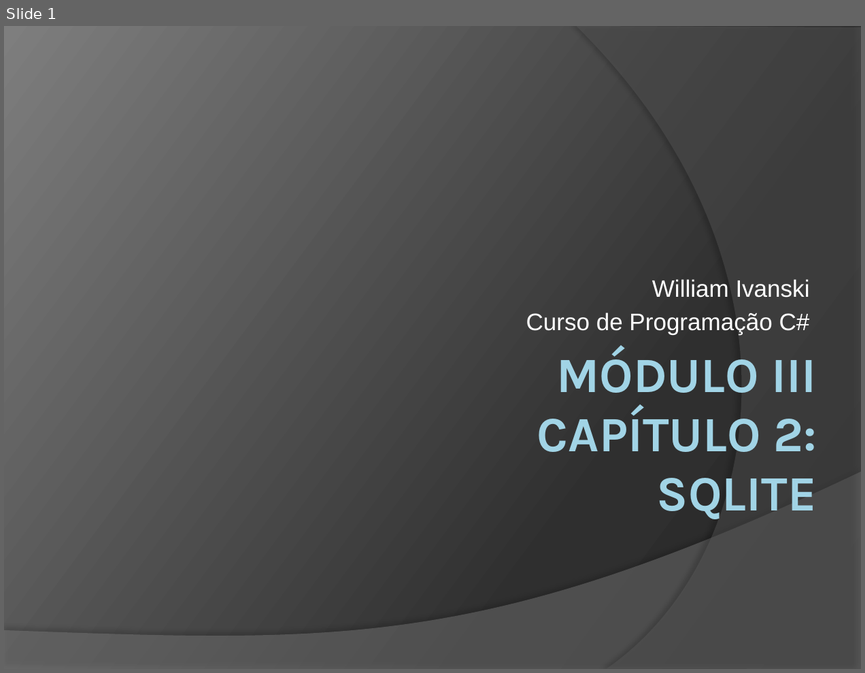
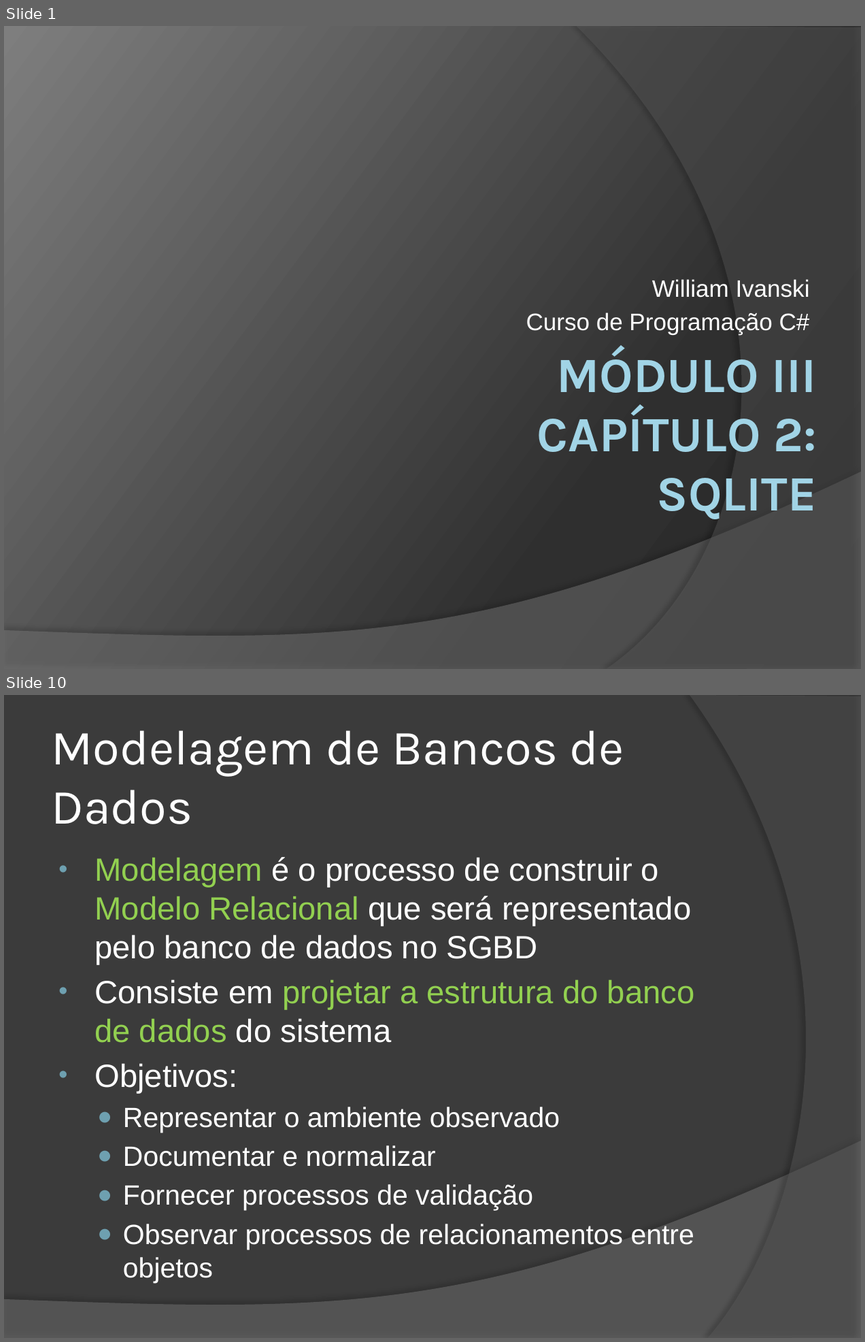
Before and after one commit to wind39/wind39.github.io, a slide deck: curso/modulo3capitulo2.pptx. Shown one above the other, each under a label of ours: slide 1 before the commit, slides 1 and 10 after it; the slides between them are not shown. The pictures are 865x673 and 865x1342 pixels, drawn with LibreOffice and Linux fonts; fonts in the diff are those of the drawing. Boxes give left, top, right and bottom in pixels: in the first picture for what was removed or moved away, otherwise in the second. Text is boxed around its words. In the diff, an @@ line names an element or a change of style, - is before the commit and + after.

```diff
--- a/curso/modulo3capitulo2.pptx
+++ b/curso/modulo3capitulo2.pptx
@@ slide 10 added at bbox=[4, 695, 861, 1338], background #3B3B3B; not listed: 1 template element that a slide beside it also shows @@
@@ freeform shape added at bbox=[689, 695, 861, 1338], fill #5E5E5E at 40% opacity @@
@@ title added at bbox=[51, 730, 624, 824], 41.4 pt, text #FFFFFF @@
+Modelagem de Bancos de Dados
@@ text added at bbox=[94, 857, 695, 1283], 27 pt, text #FFFFFF @@
+• Modelagem é o processo de construir o Modelo Relacional que será representado pelo banco de dados no SGBD
+• Consiste em projetar a estrutura do banco de dados do sistema
+• Objetivos:
+  ● Representar o ambiente observado
+  ● Documentar e normalizar
+  ● Fornecer processos de validação
+  ● Observar processos de relacionamentos entre objetos
```
Also in this commit, not shown: 1 slide changed, 24 other slides added, 16 other files.
